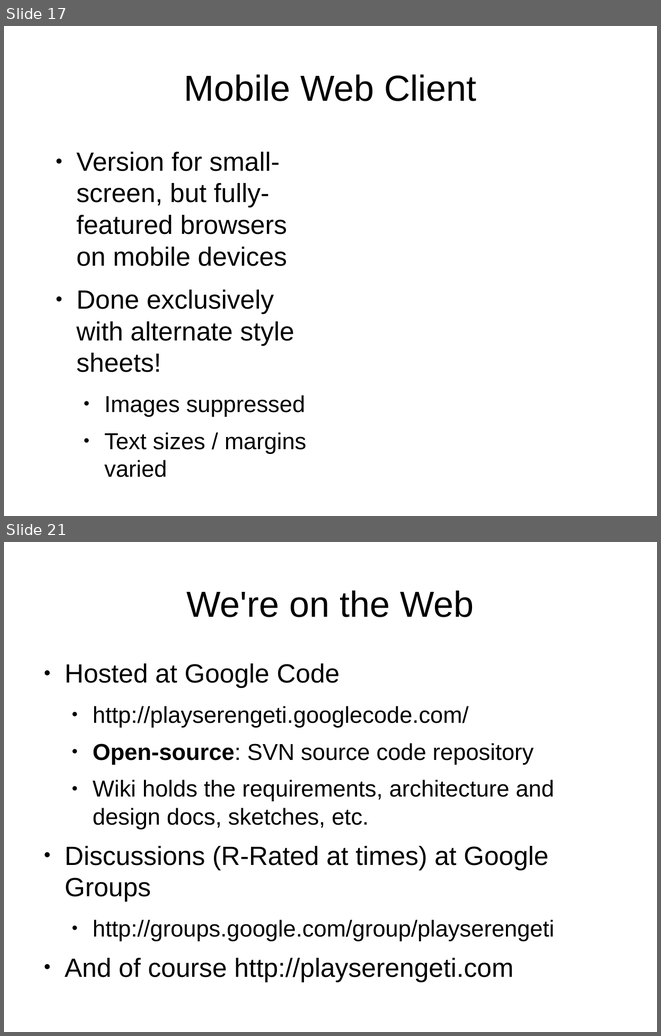
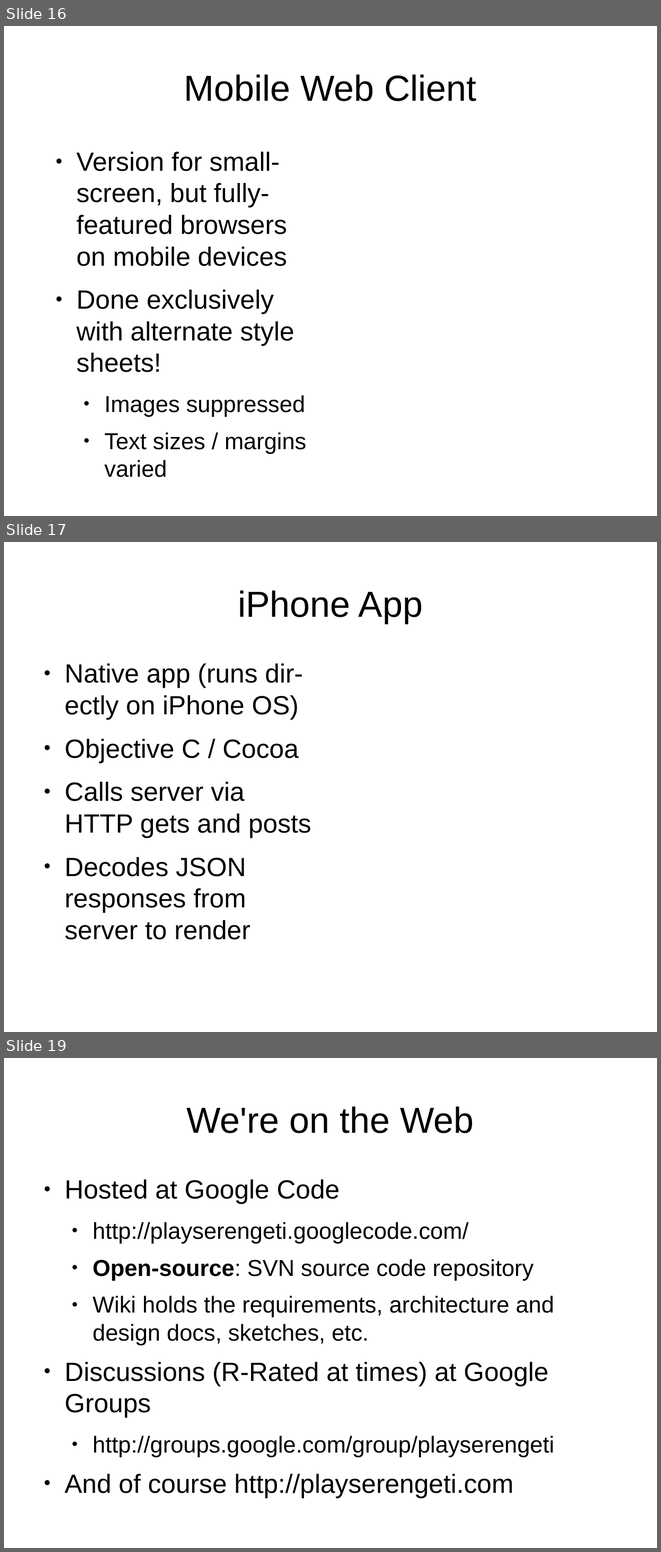
Before and after one commit to lmucs/playserengeti, a slide deck: serengeti/src/site/serengeti.odp. Shown one above the other, each under a label of ours: slides 17 and 21 before the commit, slides 16, 17 and 19 after it; the slides between them are not shown. The pictures are 661x1036 and 661x1552 pixels, drawn with LibreOffice and Linux fonts; fonts in the diff are those of the drawing. Boxes give left, top, right and bottom in pixels: in the first picture for what was removed or moved away, otherwise in the second. Text is boxed around its words. In the diff, an @@ line names an element or a change of style, - is before the commit and + after.

```diff
--- a/serengeti/src/site/serengeti.odp
+++ b/serengeti/src/site/serengeti.odp
@@ slide 17 added at (4,542,657,1032), background #FFFFFF @@
@@ title added at (238,590,423,623), 44 pt, text #000000 @@
+iPhone App
@@ text added at (64,663,311,940), 32 pt, text #000000 @@
+● Native app (runs dir-ectly on iPhone OS)
+● Objective C / Cocoa
+● Calls server via HTTP gets and posts
+● Decodes JSON responses from server to render
@@ what was slide 17 is now slide 16 @@
@@ what was slide 21 is now slide 19 @@
```
Also in this commit, not shown: 3 slides changed, 2 other slides added, 5 slides removed.
